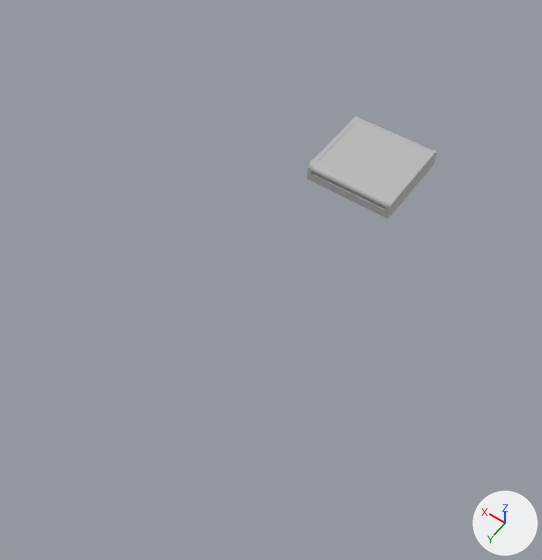
The FBX model Assets/Art/Buildings/Belts/MS_Build_Belt_02.fbx as it was, and as the next commit left it.
Rendered twice from a 50 mm lens placed at (-3.07, 5.96, 5.69), pointed at (-0.37, 2.18, -0.25). The axes (+X, +Y, +Z) are drawn at lower right. The lights are the same throughout. Where no turn or scale is listed for an object, it has been applied to the vertices.

In view in the first picture: 'Belt_01'.
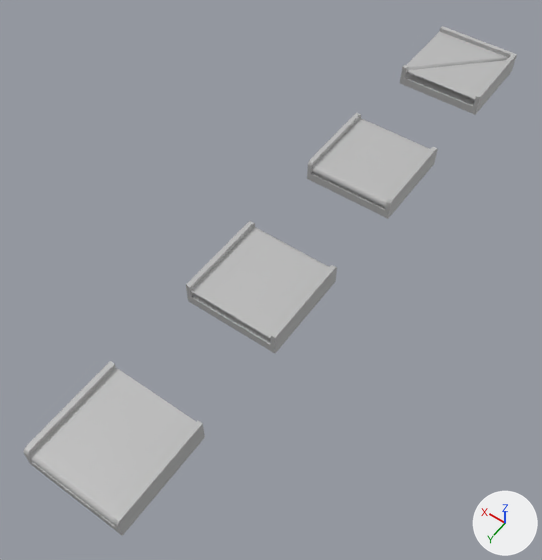
Commit message: New belts meshes

Where the newer file only moved an object's origin or applied its transform, the numbers keep the older frame.

What differs and where, as boxes [x1, y1, x2, y2] in the pictures (542 x 560 px):
'Belt_02_Side2', added
    after: [23, 361, 205, 536]
    faces in mat_lambert2 (grey #bcbcbc): [30, 367, 196, 525]
    faces in mat_lambert1 (grey #bcbcbc): [23, 361, 205, 536]
'Belt_02_Side1', added
    after: [186, 221, 337, 353]
    faces in mat_lambert2 (grey #bcbcbc): [191, 227, 329, 339]
    faces in mat_lambert1 (grey #bcbcbc): [186, 221, 337, 353]
'Belt_02_Corner', added
    after: [400, 26, 517, 115]
    faces in mat_lambert2 (grey #bcbcbc): [405, 31, 508, 99]
    faces in mat_lambert1 (grey #bcbcbc): [400, 26, 517, 115]

Patch to the scene script:
```diff
--- a/Assets/Art/Buildings/Belts/MS_Build_Belt_02.fbx.py
+++ b/Assets/Art/Buildings/Belts/MS_Build_Belt_02.fbx.py
@@ mat_lambert2 @@
+mat_lambert2 = principled_material('lambert2')
+mat_lambert2.base_color = (0.5, 0.5, 0.5)  # grey #bcbcbc
@@ me_mesh_001 @@
+me_mesh_001.from_pydata(...)  # 40 vertices, 25 faces; spans x -0.5..0.5, y -0.5..0.5, z 0.0..0.25
+# faces by material slot: [5, 20]
+me_mesh_001.materials.append(mat_lambert2)  # grey #bcbcbc
+me_mesh_001.materials.append(mat_lambert1)  # grey #bcbcbc
@@ me_mesh_002 @@
+me_mesh_002.from_pydata(...)  # 40 vertices, 25 faces; spans x -0.5..0.5, y -0.5..0.5, z 0.0..0.25
+# faces by material slot: [5, 20]
+me_mesh_002.materials.append(mat_lambert2)  # grey #bcbcbc
+me_mesh_002.materials.append(mat_lambert1)  # grey #bcbcbc
@@ me_mesh_003 @@
+me_mesh_003.from_pydata(...)  # 42 vertices, 28 faces; spans x -0.5..0.5, y -0.5..0.5, z 0.003..0.25
+# faces by material slot: [18, 10]
+me_mesh_003.materials.append(mat_lambert1)  # grey #bcbcbc
+me_mesh_003.materials.append(mat_lambert2)  # grey #bcbcbc
@@ ob_belt_02_side1 @@
+ob_belt_02_side1 = bpy.data.objects.new('Belt_02_Side1', me_mesh_001)
+ob_belt_02_side1.location = (-0.5, 2.5, 0.0)
@@ ob_belt_02_side2 @@
+ob_belt_02_side2 = bpy.data.objects.new('Belt_02_Side2', me_mesh_002)
+ob_belt_02_side2.location = (-0.5, 4.5, 0.0)
@@ ob_belt_02_corner @@
+ob_belt_02_corner = bpy.data.objects.new('Belt_02_Corner', me_mesh_003)
+ob_belt_02_corner.location = (-0.5, -1.5, 0.0)
```
